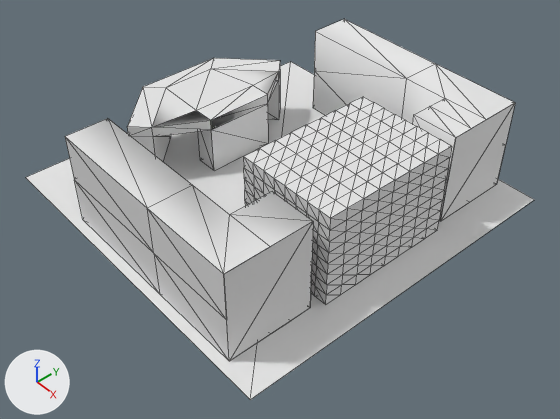
Before and after pictures for a commit that changed the Blender file Scenes/VR_Office/SofaScene/game2.blend.
Camera for both pictures: a 50 mm lens placed at (19.2, -16.5, 15.1), pointed at (1.3, -0.9, -4.8). Arrows for +X, +Y and +Z are at lower left; the lights stay in place. Mesh edges are drawn as thin lines.
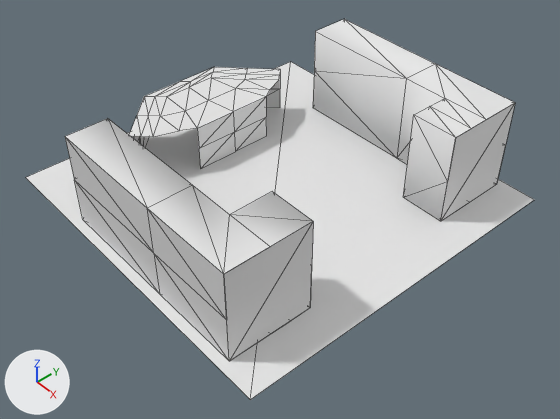
Boxes [x1, y1, x2, y2] around the edits, measured in the pictures (560 x 419 px):
'cube.002', hidden
    before: [243, 97, 452, 305]
'cube.001', reshaped (10% shorter)
    before: [127, 58, 280, 170]
    after: [129, 67, 280, 168]

Edits to the bpy script that builds the scene:
```text
Change me_cube_004:
    used by ob_cube_001; location = (-5.2, -2.56, -3.78); rotation_euler = (-1.571, 0.0, 0.785), in degrees (-90, 0, 45); scale = (0.993, 2.4, 3.04)
    remove me_cube_004.from_pydata(...)  # 36 vertices, 74 faces, 2 loose edges; spans x -0.5..5.3, y -0.56..0.5, z -0.5..1.39
    add me_cube_004.from_pydata(...)  # 47 vertices, 64 faces; spans x -0.5..5.3, y -0.37..0.5, z -0.5..1.39
    me_cube_004 part 1
    24 vertices are removed from x -0.5..5.3, y -0.56..0.5, z -0.5..1.39
    74 faces are deleted
    2 loose edges are deleted
    35 vertices are added at x -0.5..5.3, y -0.37..0.5, z -0.5..1.39
    64 new faces join them
Change ob_cube_002:
    add ob_cube_002.hide_viewport = True
```
